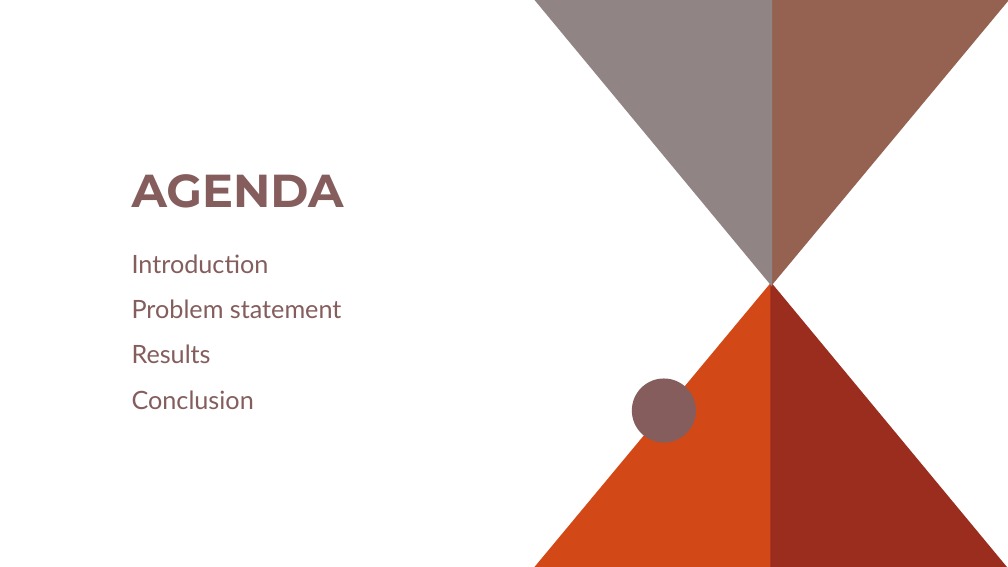
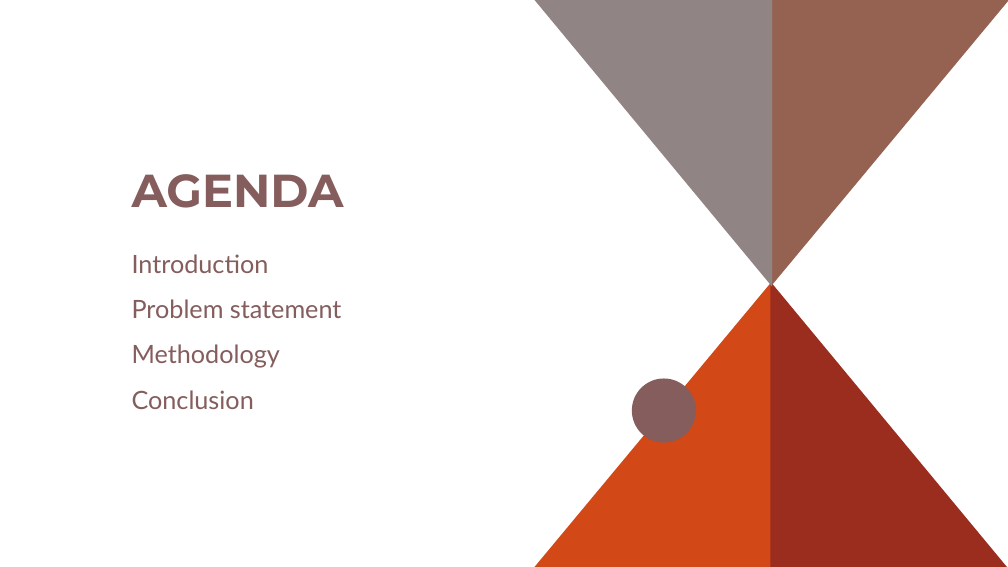
Before and after one commit to ignissak/mip2022, a slide deck: slide 2 of Bordas_MIP_Presentation.odp. Drawn at 1008x567 pixels with LibreOffice and Linux fonts; fonts in the diff are those of the drawing. Boxes give left, top, right and bottom in pixels: in the first picture for what was removed or moved away, otherwise in the second. Text is boxed around its words. In the diff, an @@ line names an element or a change of style, - is before the commit and + after.

```diff
--- a/Bordas_MIP_Presentation.odp
+++ b/Bordas_MIP_Presentation.odp
@@ text at [132,344,280,368]: text changed @@
-Results
+Methodology
```
Also in this commit, not shown: 2 slides added, 2 slides removed, 2 other files.
